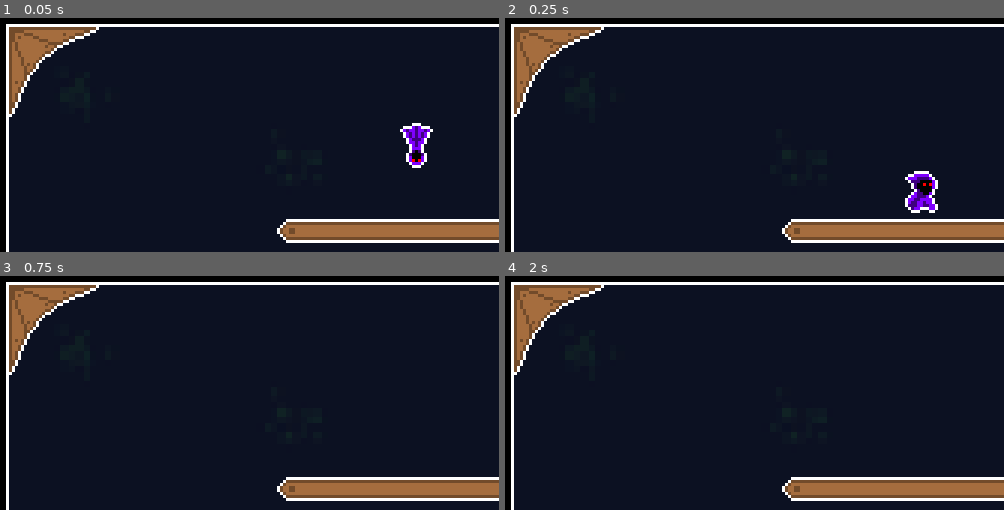
Above: before the commit, frames 1-4 (two rows, left to right).
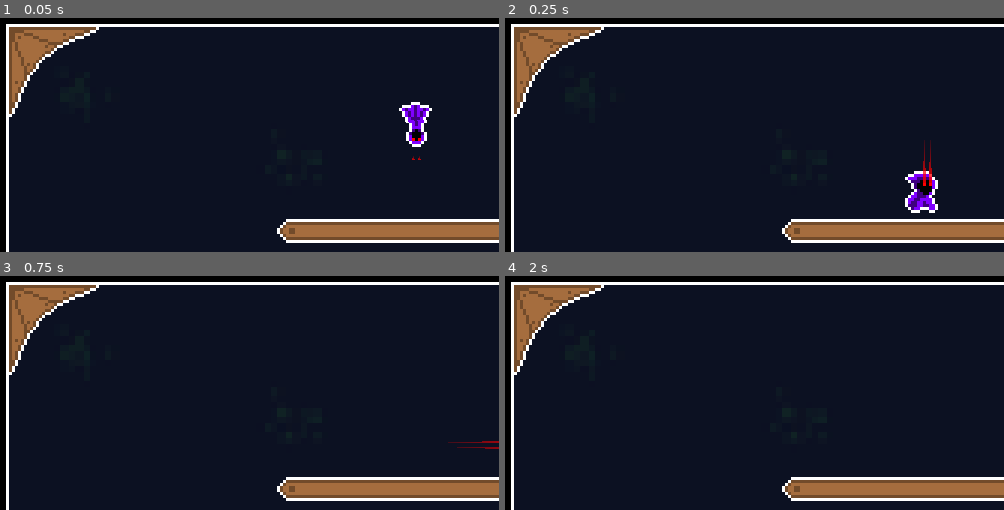
Above: after the commit, the same moments.

Repository: datavikingr/arcanearena
Game: Godot game, scene res://scenes/test_arena_3lane.tscn
The game is run twice, just before and just after one commit, with the same random seed, the same clock (stepped at 60 frames per second) and the same inputs. The project has no main scene, so this scene is started directly.
Inputs (mouse positions are in pixels of both pictures, inside the frame that each line leads up to):
- Up to frame 1 (0.05 s): no input
- Up to frame 2 (0.25 s): no input
- Up to frame 3 (0.75 s): tap Enter (blue_block) at 0.5 s; move the mouse to (319, 311) at 0.52 s; hold D (blue_right) from 0.53 s (still down); tap Shift (blue_attack) at 0.6 s
- Up to frame 4 (2 s): keep holding D (blue_right); tap Space (blue_jump) at 0.77, 1.25, 1.52 s; move the mouse to (554, 348) at 1.27 s; tap Enter (blue_block) at 1.35 s

The runs differ from the first frame. In frame 1, 1.1% of the frame differs, in the area x 79-87%, y 35-65%; in frame 2, 0.1%; in frame 3, 0.1%; in frame 4, nothing differs.

Commit message:
added player eye trail.

Diff:
--- /dev/null
+++ b/scenes/playereyetrail.gd
@@ -0,0 +1,8 @@
+extends Trails
+
+var eyeposition: Vector2 = Vector2.ZERO
+
+func _get_position() -> Vector2:
+	eyeposition = get_parent().position
+	#print(eyeposition)
+	return eyeposition
--- a/scenes/test_player.tscn
+++ b/scenes/test_player.tscn
@@ -1,7 +1,9 @@
-[gd_scene load_steps=14 format=3 uid="uid://ce2uy5xg6tka4"]
+[gd_scene load_steps=16 format=3 uid="uid://ce2uy5xg6tka4"]
 
 [ext_resource type="Script" path="res://scripts/test_player_controller.gd" id="1_1k1h6"]
 [ext_resource type="Texture2D" uid="uid://cnrevimi4ar0b" path="res://assets/sprite_sheet.png" id="2_vjnan"]
+[ext_resource type="PackedScene" uid="uid://uskrmwhqnjx5" path="res://scenes/trail.tscn" id="3_3ieya"]
+[ext_resource type="Script" path="res://scenes/playereyetrail.gd" id="4_nwkyb"]
 
 [sub_resource type="Animation" id="Animation_lokpq"]
 length = 0.001
@@ -52,6 +54,134 @@
 "transitions": PackedFloat32Array(1),
 "update": 0,
 "values": [0.0]
+}
+tracks/4/type = "value"
+tracks/4/imported = false
+tracks/4/enabled = true
+tracks/4/path = NodePath("TrailLeft:position")
+tracks/4/interp = 1
+tracks/4/loop_wrap = true
+tracks/4/keys = {
+"times": PackedFloat32Array(0),
+"transitions": PackedFloat32Array(1),
+"update": 0,
+"values": [Vector2(0, -2.5)]
+}
+tracks/5/type = "value"
+tracks/5/imported = false
+tracks/5/enabled = true
+tracks/5/path = NodePath("TrailRight:position")
+tracks/5/interp = 1
+tracks/5/loop_wrap = true
+tracks/5/keys = {
+"times": PackedFloat32Array(0),
+"transitions": PackedFloat32Array(1),
+"update": 0,
+"values": [Vector2(2.5, -2.5)]
+}
+
+[sub_resource type="Animation" id="Animation_nfjee"]
+resource_name = "falldown"
+loop_mode = 1
+step = 0.01
+tracks/0/type = "value"
+tracks/0/imported = false
+tracks/0/enabled = true
+tracks/0/path = NodePath("Sprite:frame")
+tracks/0/interp = 1
+tracks/0/loop_wrap = true
+tracks/0/keys = {
+"times": PackedFloat32Array(0, 0.25, 0.5, 0.75),
+"transitions": PackedFloat32Array(1, 1, 1, 1),
+"update": 1,
+"values": [38, 37, 38, 37]
+}
+tracks/1/type = "value"
+tracks/1/imported = false
+tracks/1/enabled = true
+tracks/1/path = NodePath("Sprite:flip_v")
+tracks/1/interp = 1
+tracks/1/loop_wrap = true
+tracks/1/keys = {
+"times": PackedFloat32Array(0, 0.25, 0.5, 0.75),
+"transitions": PackedFloat32Array(1, 1, 1, 1),
+"update": 1,
+"values": [false, true, false, true]
+}
+tracks/2/type = "value"
+tracks/2/imported = false
+tracks/2/enabled = true
+tracks/2/path = NodePath("Sprite:rotation")
+tracks/2/interp = 1
+tracks/2/loop_wrap = true
+tracks/2/keys = {
+"times": PackedFloat32Array(0, 0.25, 0.5, 0.75),
+"transitions": PackedFloat32Array(1, 1, 1, 1),
+"update": 0,
+"values": [0.0, -0.122173, 0.0, 0.122173]
+}
+tracks/3/type = "value"
+tracks/3/imported = false
+tracks/3/enabled = true
+tracks/3/path = NodePath("TrailRight:position")
+tracks/3/interp = 1
+tracks/3/loop_wrap = true
+tracks/3/keys = {
+"times": PackedFloat32Array(0),
+"transitions": PackedFloat32Array(1),
+"update": 0,
+"values": [Vector2(0.5, 5.5)]
+}
+tracks/4/type = "value"
+tracks/4/imported = false
+tracks/4/enabled = true
+tracks/4/path = NodePath("TrailLeft:position")
+tracks/4/interp = 1
+tracks/4/loop_wrap = true
+tracks/4/keys = {
+"times": PackedFloat32Array(0),
+"transitions": PackedFloat32Array(1),
+"update": 0,
+"values": [Vector2(-1.5, 5.5)]
+}
+
+[sub_resource type="Animation" id="Animation_3l1h0"]
+resource_name = "fallsideways"
+tracks/0/type = "value"
+tracks/0/imported = false
+tracks/0/enabled = true
+tracks/0/path = NodePath("Sprite:frame")
+tracks/0/interp = 1
+tracks/0/loop_wrap = true
+tracks/0/keys = {
+"times": PackedFloat32Array(0),
+"transitions": PackedFloat32Array(1),
+"update": 1,
+"values": [39]
+}
+tracks/1/type = "value"
+tracks/1/imported = false
+tracks/1/enabled = true
+tracks/1/path = NodePath("TrailLeft:position")
+tracks/1/interp = 1
+tracks/1/loop_wrap = true
+tracks/1/keys = {
+"times": PackedFloat32Array(0),
+"transitions": PackedFloat32Array(1),
+"update": 0,
+"values": [Vector2(4.5, 4.5)]
+}
+tracks/2/type = "value"
+tracks/2/imported = false
+tracks/2/enabled = true
+tracks/2/path = NodePath("TrailRight:position")
+tracks/2/interp = 1
+tracks/2/loop_wrap = true
+tracks/2/keys = {
+"times": PackedFloat32Array(0),
+"transitions": PackedFloat32Array(1),
+"update": 0,
+"values": [Vector2(4.5, 6.5)]
 }
 
 [sub_resource type="Animation" id="Animation_lgg0o"]
@@ -79,7 +209,31 @@
 "times": PackedFloat32Array(0),
 "transitions": PackedFloat32Array(1),
 "update": 0,
-"values": [Vector2(0, 0)]
+"values": [Vector2(0, 7)]
+}
+tracks/2/type = "value"
+tracks/2/imported = false
+tracks/2/enabled = true
+tracks/2/path = NodePath("TrailLeft:position")
+tracks/2/interp = 1
+tracks/2/loop_wrap = true
+tracks/2/keys = {
+"times": PackedFloat32Array(0, 0.5),
+"transitions": PackedFloat32Array(500, 500),
+"update": 0,
+"values": [Vector2(0.5, -2.5), Vector2(0.5, -3.5)]
+}
+tracks/3/type = "value"
+tracks/3/imported = false
+tracks/3/enabled = true
+tracks/3/path = NodePath("TrailRight:position")
+tracks/3/interp = 1
+tracks/3/loop_wrap = true
+tracks/3/keys = {
+"times": PackedFloat32Array(0, 0.5),
+"transitions": PackedFloat32Array(500, 500),
+"update": 0,
+"values": [Vector2(2.5, -2.5), Vector2(2.5, -3.5)]
 }
 
 [sub_resource type="Animation" id="Animation_1r5qw"]
@@ -107,23 +261,48 @@
 tracks/1/loop_wrap = true
 tracks/1/keys = {
 "times": PackedFloat32Array(0, 0.15),
-"transitions": PackedFloat32Array(1, 1),
-"update": 0,
-"values": [Vector2(0, 2), Vector2(0, 0)]
+"transitions": PackedFloat32Array(500, 500),
+"update": 0,
+"values": [Vector2(0, 9), Vector2(0, 7)]
+}
+tracks/2/type = "value"
+tracks/2/imported = false
+tracks/2/enabled = true
+tracks/2/path = NodePath("TrailRight:position")
+tracks/2/interp = 1
+tracks/2/loop_wrap = true
+tracks/2/keys = {
+"times": PackedFloat32Array(0, 0.15),
+"transitions": PackedFloat32Array(500, 500),
+"update": 0,
+"values": [Vector2(0.5, 0.5), Vector2(0.5, -5.5)]
+}
+tracks/3/type = "value"
+tracks/3/imported = false
+tracks/3/enabled = true
+tracks/3/path = NodePath("TrailLeft:position")
+tracks/3/interp = 1
+tracks/3/loop_wrap = true
+tracks/3/keys = {
+"times": PackedFloat32Array(0, 0.15),
+"transitions": PackedFloat32Array(500, 500),
+"update": 0,
+"values": [Vector2(-1.5, 0.5), Vector2(-1.5, -5.5)]
 }
 
 [sub_resource type="Animation" id="Animation_n70cj"]
 resource_name = "run"
-length = 0.25
+length = 0.4
 loop_mode = 1
-tracks/0/type = "value"
-tracks/0/imported = false
-tracks/0/enabled = true
-tracks/0/path = NodePath("Sprite:frame")
-tracks/0/interp = 1
-tracks/0/loop_wrap = true
-tracks/0/keys = {
-"times": PackedFloat32Array(0, 0.133333),
+step = 0.05
+tracks/0/type = "value"
+tracks/0/imported = false
+tracks/0/enabled = true
+tracks/0/path = NodePath("Sprite:frame")
+tracks/0/interp = 1
+tracks/0/loop_wrap = true
+tracks/0/keys = {
+"times": PackedFloat32Array(0, 0.2),
 "transitions": PackedFloat32Array(1, 1),
 "update": 1,
 "values": [34, 35]
@@ -135,107 +314,34 @@
 tracks/1/interp = 1
 tracks/1/loop_wrap = true
 tracks/1/keys = {
-"times": PackedFloat32Array(0, 0.133333),
+"times": PackedFloat32Array(0, 0.2),
+"transitions": PackedFloat32Array(500, 500),
+"update": 0,
+"values": [Vector2(0, 7), Vector2(0, 8)]
+}
+tracks/2/type = "value"
+tracks/2/imported = false
+tracks/2/enabled = true
+tracks/2/path = NodePath("TrailLeft:position")
+tracks/2/interp = 1
+tracks/2/loop_wrap = true
+tracks/2/keys = {
+"times": PackedFloat32Array(0, 0.2),
+"transitions": PackedFloat32Array(500, 500),
+"update": 0,
+"values": [Vector2(0.5, -2.5), Vector2(0.5, -0.5)]
+}
+tracks/3/type = "value"
+tracks/3/imported = false
+tracks/3/enabled = true
+tracks/3/path = NodePath("TrailRight:position")
+tracks/3/interp = 1
+tracks/3/loop_wrap = true
+tracks/3/keys = {
+"times": PackedFloat32Array(0, 0.2),
 "transitions": PackedFloat32Array(1, 1),
 "update": 0,
-"values": [Vector2(0, 0), Vector2(0, 1)]
-}
-
-[sub_resource type="Animation" id="Animation_0d8tp"]
-resource_name = "squat"
-step = 0.05
-tracks/0/type = "value"
-tracks/0/imported = false
-tracks/0/enabled = true
-tracks/0/path = NodePath("Sprite:frame")
-tracks/0/interp = 1
-tracks/0/loop_wrap = true
-tracks/0/keys = {
-"times": PackedFloat32Array(0),
-"transitions": PackedFloat32Array(1),
-"update": 1,
-"values": [36]
-}
-tracks/1/type = "value"
-tracks/1/imported = false
-tracks/1/enabled = true
-tracks/1/path = NodePath("Sprite:position")
-tracks/1/interp = 1
-tracks/1/loop_wrap = true
-tracks/1/keys = {
-"times": PackedFloat32Array(0),
-"transitions": PackedFloat32Array(1),
-"update": 0,
-"values": [Vector2(0, 2)]
-}
-
-[sub_resource type="Animation" id="Animation_cktr5"]
-resource_name = "stretch"
-step = 0.01
-tracks/0/type = "value"
-tracks/0/imported = false
-tracks/0/enabled = true
-tracks/0/path = NodePath("Sprite:frame")
-tracks/0/interp = 1
-tracks/0/loop_wrap = true
-tracks/0/keys = {
-"times": PackedFloat32Array(0),
-"transitions": PackedFloat32Array(1),
-"update": 1,
-"values": [37]
-}
-tracks/1/type = "value"
-tracks/1/imported = false
-tracks/1/enabled = true
-tracks/1/path = NodePath("Sprite:position")
-tracks/1/interp = 1
-tracks/1/loop_wrap = true
-tracks/1/keys = {
-"times": PackedFloat32Array(0),
-"transitions": PackedFloat32Array(1),
-"update": 0,
-"values": [Vector2(0, -2)]
-}
-
-[sub_resource type="Animation" id="Animation_nfjee"]
-resource_name = "falldown"
-loop_mode = 1
-step = 0.01
-tracks/0/type = "value"
-tracks/0/imported = false
-tracks/0/enabled = true
-tracks/0/path = NodePath("Sprite:frame")
-tracks/0/interp = 1
-tracks/0/loop_wrap = true
-tracks/0/keys = {
-"times": PackedFloat32Array(0, 0.25, 0.5, 0.75),
-"transitions": PackedFloat32Array(1, 1, 1, 1),
-"update": 1,
-"values": [38, 37, 38, 37]
-}
-tracks/1/type = "value"
-tracks/1/imported = false
-tracks/1/enabled = true
-tracks/1/path = NodePath("Sprite:flip_v")
-tracks/1/interp = 1
-tracks/1/loop_wrap = true
-tracks/1/keys = {
-"times": PackedFloat32Array(0, 0.25, 0.5, 0.75),
-"transitions": PackedFloat32Array(1, 1, 1, 1),
-"update": 1,
-"values": [false, true, false, true]
-}
-tracks/2/type = "value"
-tracks/2/imported = false
-tracks/2/enabled = true
-tracks/2/path = NodePath("Sprite:rotation")
-tracks/2/interp = 1
-tracks/2/loop_wrap = true
-tracks/2/keys = {
-"times": PackedFloat32Array(0, 0.25, 0.5, 0.75),
-"transitions": PackedFloat32Array(1, 1, 1, 1),
-"update": 0,
-"values": [0.0, -0.122173, 0.0, 0.122173]
+"values": [Vector2(2.5, -2.5), Vector2(2.5, -0.5)]
 }
 
 [sub_resource type="Animation" id="Animation_tlkah"]
@@ -254,20 +360,29 @@
 "update": 1,
 "values": [40, 41]
 }
-
-[sub_resource type="Animation" id="Animation_3l1h0"]
-resource_name = "fallsideways"
-tracks/0/type = "value"
-tracks/0/imported = false
-tracks/0/enabled = true
-tracks/0/path = NodePath("Sprite:frame")
-tracks/0/interp = 1
-tracks/0/loop_wrap = true
-tracks/0/keys = {
-"times": PackedFloat32Array(0),
-"transitions": PackedFloat32Array(1),
-"update": 1,
-"values": [39]
+tracks/1/type = "value"
+tracks/1/imported = false
+tracks/1/enabled = true
+tracks/1/path = NodePath("TrailLeft:position")
+tracks/1/interp = 1
+tracks/1/loop_wrap = true
+tracks/1/keys = {
+"times": PackedFloat32Array(0),
+"transitions": PackedFloat32Array(1),
+"update": 0,
+"values": [Vector2(4.5, 2.5)]
+}
+tracks/2/type = "value"
+tracks/2/imported = false
+tracks/2/enabled = true
+tracks/2/path = NodePath("TrailRight:position")
+tracks/2/interp = 1
+tracks/2/loop_wrap = true
+tracks/2/keys = {
+"times": PackedFloat32Array(0),
+"transitions": PackedFloat32Array(1),
+"update": 0,
+"values": [Vector2(4.5, 4.5)]
 }
 
 [sub_resource type="Animation" id="Animation_31xjn"]
@@ -284,6 +399,134 @@
 "transitions": PackedFloat32Array(1, 1, 1),
 "update": 1,
 "values": [37, 46, 47]
+}
+tracks/1/type = "value"
+tracks/1/imported = false
+tracks/1/enabled = true
+tracks/1/path = NodePath("TrailRight:position")
+tracks/1/interp = 1
+tracks/1/loop_wrap = true
+tracks/1/keys = {
+"times": PackedFloat32Array(0),
+"transitions": PackedFloat32Array(1),
+"update": 0,
+"values": [Vector2(0.5, -5.5)]
+}
+tracks/2/type = "value"
+tracks/2/imported = false
+tracks/2/enabled = true
+tracks/2/path = NodePath("TrailLeft:position")
+tracks/2/interp = 1
+tracks/2/loop_wrap = true
+tracks/2/keys = {
+"times": PackedFloat32Array(0),
+"transitions": PackedFloat32Array(1),
+"update": 0,
+"values": [Vector2(-1.5, -5.5)]
+}
+
+[sub_resource type="Animation" id="Animation_0d8tp"]
+resource_name = "squat"
+step = 0.05
+tracks/0/type = "value"
+tracks/0/imported = false
+tracks/0/enabled = true
+tracks/0/path = NodePath("Sprite:frame")
+tracks/0/interp = 1
+tracks/0/loop_wrap = true
+tracks/0/keys = {
+"times": PackedFloat32Array(0),
+"transitions": PackedFloat32Array(1),
+"update": 1,
+"values": [36]
+}
+tracks/1/type = "value"
+tracks/1/imported = false
+tracks/1/enabled = true
+tracks/1/path = NodePath("Sprite:position")
+tracks/1/interp = 1
+tracks/1/loop_wrap = true
+tracks/1/keys = {
+"times": PackedFloat32Array(0),
+"transitions": PackedFloat32Array(1),
+"update": 0,
+"values": [Vector2(0, 9)]
+}
+tracks/2/type = "value"
+tracks/2/imported = false
+tracks/2/enabled = true
+tracks/2/path = NodePath("TrailLeft:position")
+tracks/2/interp = 1
+tracks/2/loop_wrap = true
+tracks/2/keys = {
+"times": PackedFloat32Array(0),
+"transitions": PackedFloat32Array(1),
+"update": 0,
+"values": [Vector2(-1.5, 0.5)]
+}
+tracks/3/type = "value"
+tracks/3/imported = false
+tracks/3/enabled = true
+tracks/3/path = NodePath("TrailRight:position")
+tracks/3/interp = 1
+tracks/3/loop_wrap = true
+tracks/3/keys = {
+"times": PackedFloat32Array(0),
+"transitions": PackedFloat32Array(1),
+"update": 0,
+"values": [Vector2(0.5, 0.5)]
+}
+
+[sub_resource type="Animation" id="Animation_cktr5"]
+resource_name = "stretch"
+step = 0.01
+tracks/0/type = "value"
+tracks/0/imported = false
+tracks/0/enabled = true
+tracks/0/path = NodePath("Sprite:frame")
+tracks/0/interp = 1
+tracks/0/loop_wrap = true
+tracks/0/keys = {
+"times": PackedFloat32Array(0),
+"transitions": PackedFloat32Array(1),
+"update": 1,
+"values": [37]
+}
+tracks/1/type = "value"
+tracks/1/imported = false
+tracks/1/enabled = true
+tracks/1/path = NodePath("Sprite:position")
+tracks/1/interp = 1
+tracks/1/loop_wrap = true
+tracks/1/keys = {
+"times": PackedFloat32Array(0),
+"transitions": PackedFloat32Array(1),
+"update": 0,
+"values": [Vector2(0, 7)]
+}
+tracks/2/type = "value"
+tracks/2/imported = false
+tracks/2/enabled = true
+tracks/2/path = NodePath("TrailLeft:position")
+tracks/2/interp = 1
+tracks/2/loop_wrap = true
+tracks/2/keys = {
+"times": PackedFloat32Array(0),
+"transitions": PackedFloat32Array(1),
+"update": 0,
+"values": [Vector2(-1.5, -5.5)]
+}
+tracks/3/type = "value"
+tracks/3/imported = false
+tracks/3/enabled = true
+tracks/3/path = NodePath("TrailRight:position")
+tracks/3/interp = 1
+tracks/3/loop_wrap = true
+tracks/3/keys = {
+"times": PackedFloat32Array(0),
+"transitions": PackedFloat32Array(1),
+"update": 0,
+"values": [Vector2(0.5, -5.5)]
 }
 
 [sub_resource type="AnimationLibrary" id="AnimationLibrary_b06bv"]
@@ -313,6 +556,7 @@
 
 [node name="Sprite" type="Sprite2D" parent="." groups=["players"]]
 texture = ExtResource("2_vjnan")
+offset = Vector2(0, -7)
 hframes = 8
 vframes = 12
 frame = 32
@@ -325,3 +569,13 @@
 [node name="RayCast" type="RayCast2D" parent="."]
 target_position = Vector2(0, 20)
 collision_mask = 68
+
+[node name="TrailLeft" parent="." instance=ExtResource("3_3ieya")]
+top_level = true
+position = Vector2(0, -2.5)
+script = ExtResource("4_nwkyb")
+
+[node name="TrailRight" parent="." instance=ExtResource("3_3ieya")]
+top_level = true
+position = Vector2(2.5, -2.5)
+script = ExtResource("4_nwkyb")
--- /dev/null
+++ b/scenes/trail.tscn
@@ -0,0 +1,17 @@
+[gd_scene load_steps=4 format=3 uid="uid://uskrmwhqnjx5"]
+
+[ext_resource type="Script" path="res://trail.gd" id="1_57rb8"]
+
+[sub_resource type="Curve" id="Curve_7ob05"]
+_data = [Vector2(0, 1), 0.0, 0.0, 0, 0, Vector2(0.498182, 0.496274), -1.29597, -1.29597, 0, 0, Vector2(1, 0), 0.0, 0.0, 0, 0]
+point_count = 3
+
+[sub_resource type="Gradient" id="Gradient_8ojfb"]
+colors = PackedColorArray(1, 0, 0, 0.894118, 1, 0, 0, 0)
+
+[node name="Trail" type="Line2D"]
+width = 1.0
+width_curve = SubResource("Curve_7ob05")
+default_color = Color(1, 0, 0, 1)
+gradient = SubResource("Gradient_8ojfb")
+script = ExtResource("1_57rb8")
--- /dev/null
+++ b/trail.gd
@@ -0,0 +1,25 @@
+extends Line2D
+class_name Trails
+
+#######################################################################################################################################################
+## DECLARATIONS
+# Exports
+@export var max_length: int = 15
+# Local
+var pos # self position.
+var queue: Array = [] # Hopper
+
+#######################################################################################################################################################
+## EXECUTION / MAIN
+func _process(_delta: float) -> void: # Called every frame. 'delta' is the elapsed time since the previous frame.
+	pos = _get_position()
+	queue.push_front(pos)
+	if queue.size() > max_length:
+		queue.pop_back()
+	clear_points()
+	#print(queue)
+	for point in queue:
+		add_point(point)
+
+func _get_position():
+	return get_global_mouse_position()
Not shown, changed: assets/krita_saves/sprite_sheet.kra-autosave.kra
